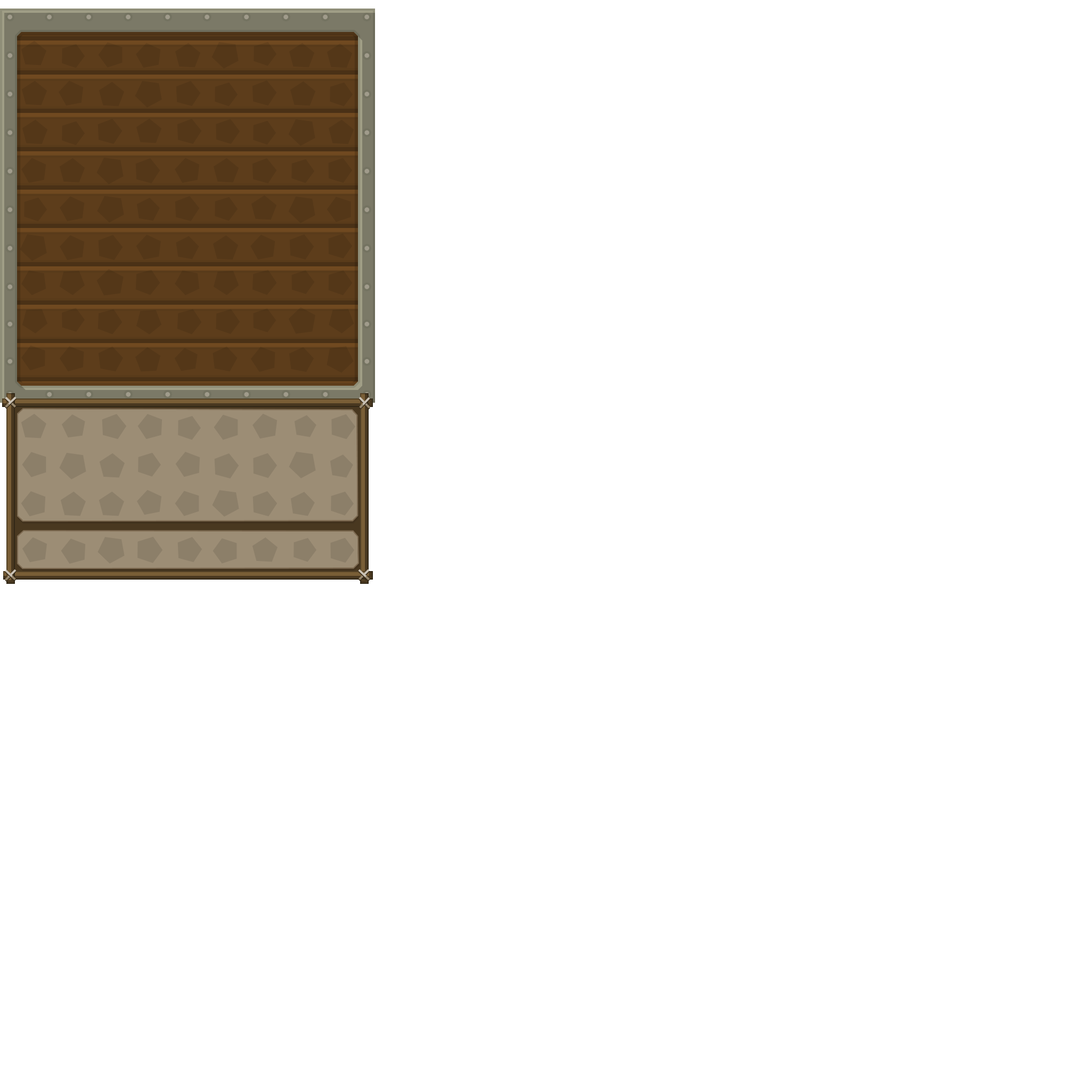
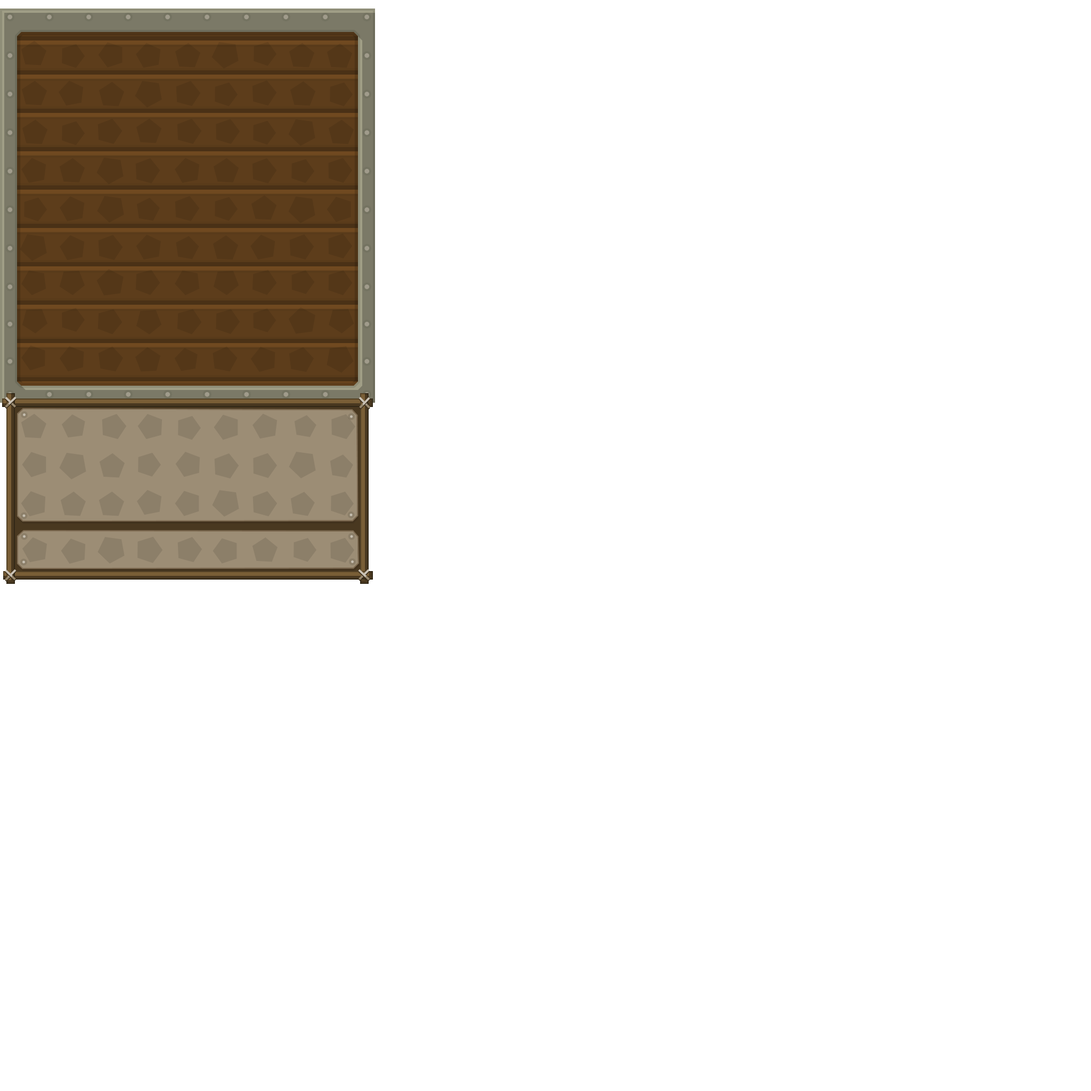
Revision of a layered 1091x1091 image; what changed, layer by layer:
added layer "Forme 21" in group "inventaire" over 22, 413, 354, 564
painted on "Forme 20", unmasked it over 20, 411, 356, 565
painted on "Forme 19", unmasked it over 20, 411, 357, 567
painted on "Forme 14", unmasked it over 20, 411, 357, 567
